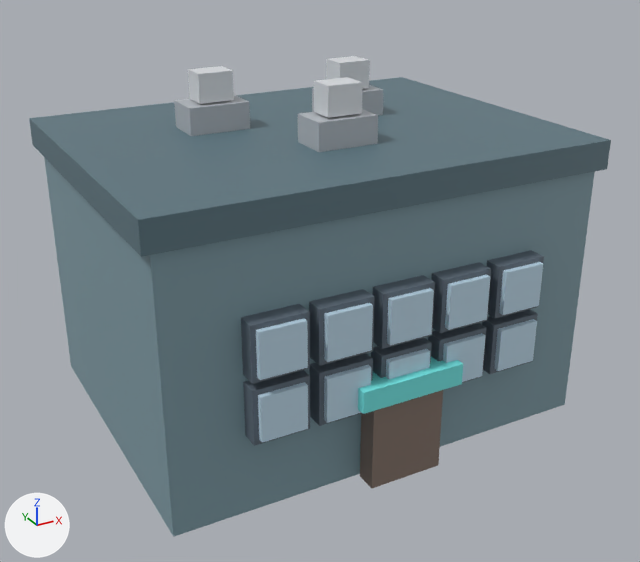
Before and after pictures for a commit that changed the glTF model models/internet_cafe.glb.
Before and after are seen from a 50 mm camera at (-1.142, -2.154, 1.425) aimed at (-0.007, -0.09, 0.393). Lighting does not change. The marker at lower left points along +X, +Y and +Z. The older version comes first. Where no turn or scale is listed for an object, it has been applied to the vertices.

Objects in the first picture: 'geometry_0'.
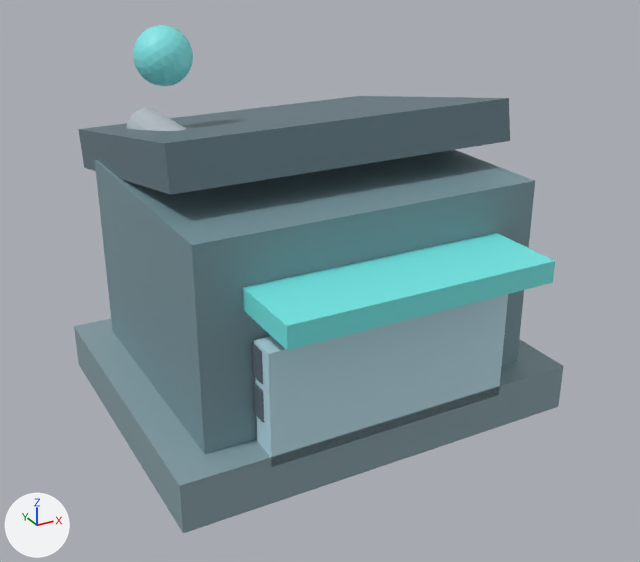
Where the change shows, as pixel boxes (x1, y1, x2, y2) in the pictures (640 x 562 px):
'geometry_0', reshaped (16% narrower): before (29, 56, 611, 537); after (74, 25, 563, 533)
part 1 of me_geometry_0, added (cyan): after (74, 318, 563, 533)
part 2 of me_geometry_0, added (cyan): after (95, 150, 535, 454)
part 3 of me_geometry_0, added (cyan): after (254, 294, 508, 467)
part 4 of me_geometry_0, added (cyan): after (243, 233, 555, 350)
part 5 of me_geometry_0, added: after (253, 382, 264, 422)
part 6 of me_geometry_0, added: after (252, 343, 263, 384)
part 7 of me_geometry_0, added: after (127, 108, 186, 131)
part 8 of me_geometry_0, added (cyan): after (133, 25, 193, 86)
part 9 of me_geometry_0, deleted (cyan): before (44, 157, 595, 537)
part 10 of me_geometry_0, deleted (blue): before (372, 275, 435, 349)
part 11 of me_geometry_0, deleted (cyan): before (29, 77, 611, 257)
part 12 of me_geometry_0, deleted (blue): before (387, 288, 434, 345)
part 13 of me_geometry_0, deleted (blue): before (243, 370, 310, 446)
part 14 of me_geometry_0, deleted (blue): before (431, 262, 491, 333)
part 15 of me_geometry_0, deleted (blue): before (258, 382, 308, 442)
part 16 of me_geometry_0, deleted (blue): before (445, 275, 490, 330)
part 17 of me_geometry_0, deleted (blue): before (310, 353, 373, 426)
part 18 of me_geometry_0, deleted (blue): before (487, 250, 544, 319)
part 19 of me_geometry_0, cut back: before (174, 56, 543, 488); after (78, 96, 510, 195)

The change, as a list of edits to the scene's bpy script:
```text
Change me_geometry_0:
    used by ob_geometry_0; location = (0.0, 0.0, 0.0)
    remove me_geometry_0.from_pydata(...)  # 240 vertices, 360 faces; spans x -0.65..0.65, y -0.57..0.499, z 0.0..0.98
    add me_geometry_0.from_pydata(...)  # 404 vertices, 700 faces; spans x -0.6..0.6, y -0.62..0.589, z 0.0..1.1
    me_geometry_0 part 1: a new loose piece, a box spanning x -0.6..0.6, y -0.48..0.48, z 0.0..0.14, in mat_defaultmaterial
    me_geometry_0 part 2: a new loose piece, a box spanning x -0.5..0.5, y -0.39..0.39, z 0.12..0.7, in mat_defaultmaterial
    me_geometry_0 part 3: a new loose piece, a box spanning x -0.36..0.36, y -0.48..-0.4, z 0.11..0.43, in mat_defaultmaterial
    me_geometry_0 part 4: a new loose piece, a box spanning x -0.38..0.38, y -0.62..-0.38, z 0.51..0.57, in mat_defaultmaterial
    me_geometry_0 part 5: a new loose piece, a box spanning x -0.364..-0.229, y -0.445..-0.395, z 0.223..0.311, in mat_defaultmaterial
    me_geometry_0 part 6: a new loose piece, a box spanning x -0.364..-0.229, y -0.445..-0.395, z 0.332..0.421, in mat_defaultmaterial
    me_geometry_0 part 7: a new loose piece, a 20-sided cylinder along y spanning x -0.4..-0.28, y -0.02..0.38, z 0.72..0.84, in mat_defaultmaterial
    me_geometry_0 part 8: a new loose piece, an icosphere of 320 faces spanning x -0.42..-0.26, y 0.1..0.26, z 0.94..1.1, in mat_defaultmaterial
    me_geometry_0 part 9: the loose piece of 8 vertices spanning x -0.625..0.625, y -0.48..0.48, z 0.0..0.74 is deleted
    me_geometry_0 part 10: the loose piece of 8 vertices spanning x -0.075..0.075, y -0.53..-0.48, z 0.394..0.542 is deleted
    me_geometry_0 part 11: the loose piece of 8 vertices spanning x -0.65..0.65, y -0.499..0.499, z 0.74..0.82 is deleted
    me_geometry_0 part 12: the loose piece of 8 vertices spanning x -0.062..0.062, y -0.545..-0.485, z 0.407..0.528 is deleted
    me_geometry_0 part 13: the loose piece of 8 vertices spanning x -0.427..-0.277, y -0.53..-0.48, z 0.225..0.373 is deleted
    me_geometry_0 part 14: the loose piece of 8 vertices spanning x 0.101..0.251, y -0.53..-0.48, z 0.394..0.542 is deleted
    me_geometry_0 part 15: the loose piece of 8 vertices spanning x -0.413..-0.29, y -0.545..-0.485, z 0.239..0.36 is deleted
    me_geometry_0 part 16: the loose piece of 8 vertices spanning x 0.114..0.237, y -0.545..-0.485, z 0.407..0.528 is deleted
    me_geometry_0 part 17: the loose piece of 8 vertices spanning x -0.251..-0.101, y -0.53..-0.48, z 0.225..0.373 is deleted
    me_geometry_0 part 18: the loose piece of 8 vertices spanning x 0.277..0.427, y -0.53..-0.48, z 0.394..0.542 is deleted
    me_geometry_0 part 19: 160 vertices removed from x -0.427..0.427, y -0.57..0.192, z 0.0..0.98; 8 vertices added at x -0.49..0.53, y -0.239..0.589, z 0.631..0.891
    other edits to the shape of me_geometry_0 do not show in these pictures
```
